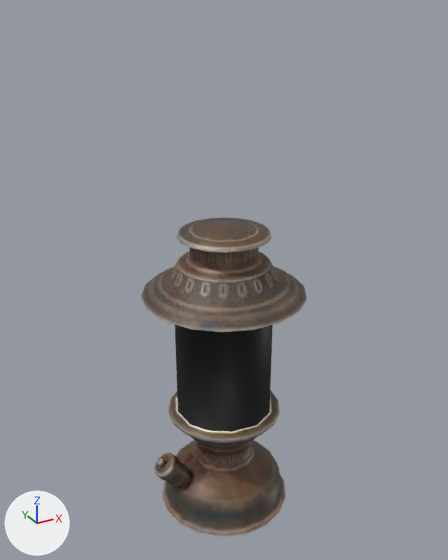
The glTF model assets/models/oil_lamp.glb: old version first, new version second.
Camera for both pictures: a 50 mm camera at (-0.258, -0.47, 0.487) aimed at (0.003, 0.005, 0.25). The lights are fixed; the arrows at lower left show +X, +Y and +Z. The first picture is the older version. Where no turn or scale is listed for an object, it has been applied to the vertices.

Names of what the first picture shows: 'OilLamp_LOD_1'.
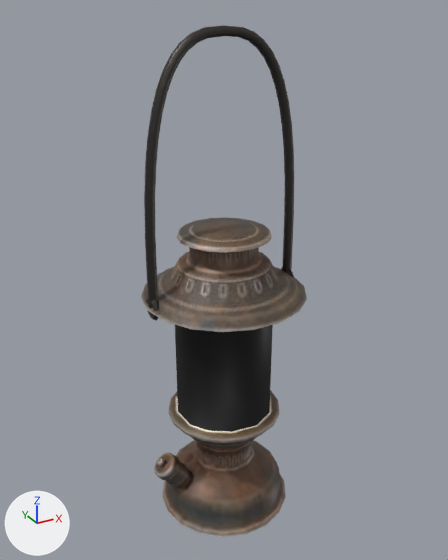
What differs and where, as boxes [x1, y1, x2, y2] in the pictures (448 x 560 px):
'Bail', added: after [144, 25, 294, 321]

The change in detail:
Material 'Bail' (mat_bail) is new.
Its base color is (0.06, 0.055, 0.05) (dark grey #45423f).
Its metallic is 0.8.
Its roughness is 0.45.
Mesh me_bail is new.
It has 230 vertices, 448 faces and spans x -0.076..0.076, y -0.011..0.011, z -0.012..0.234.
It uses material mat_bail (dark grey #45423f).
Object 'Bail' (ob_bail) is new; it shows me_bail.
Its location is (0.0, 0.0, 0.24).
